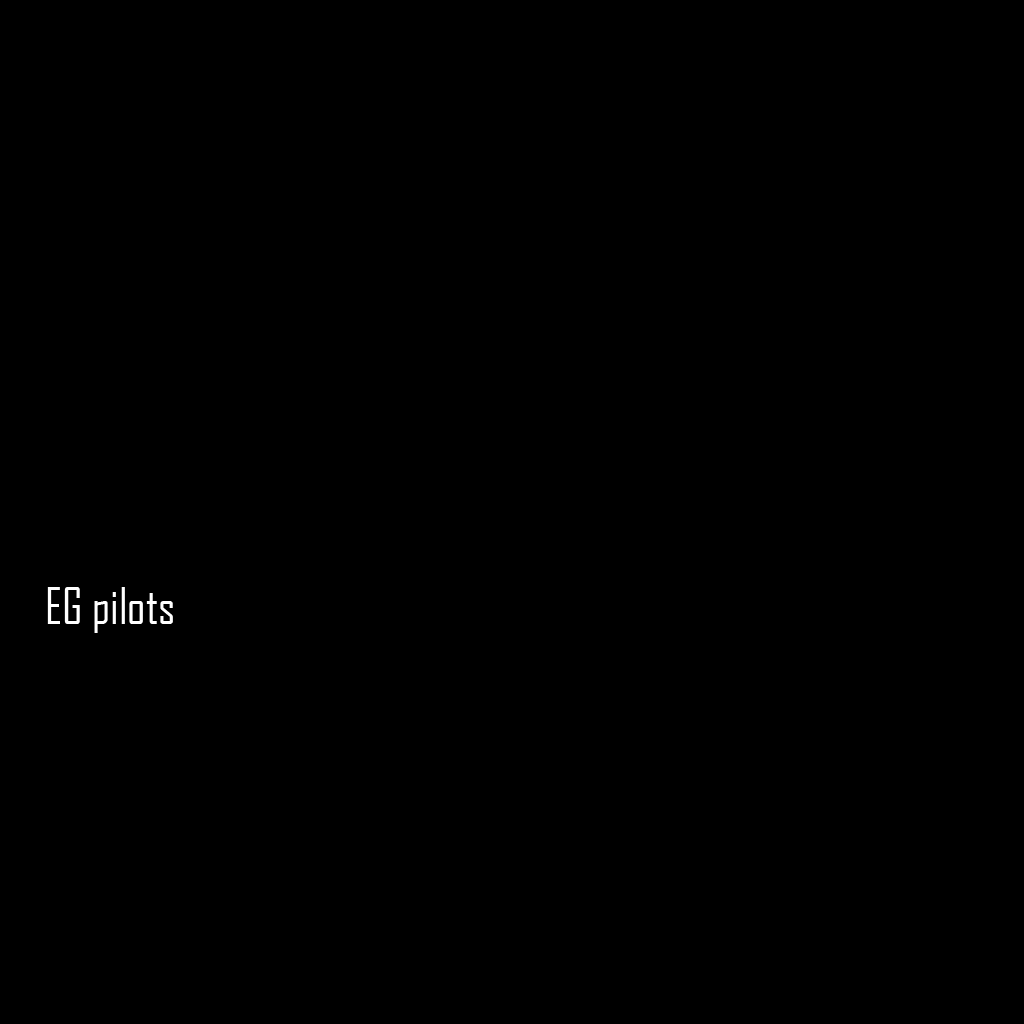
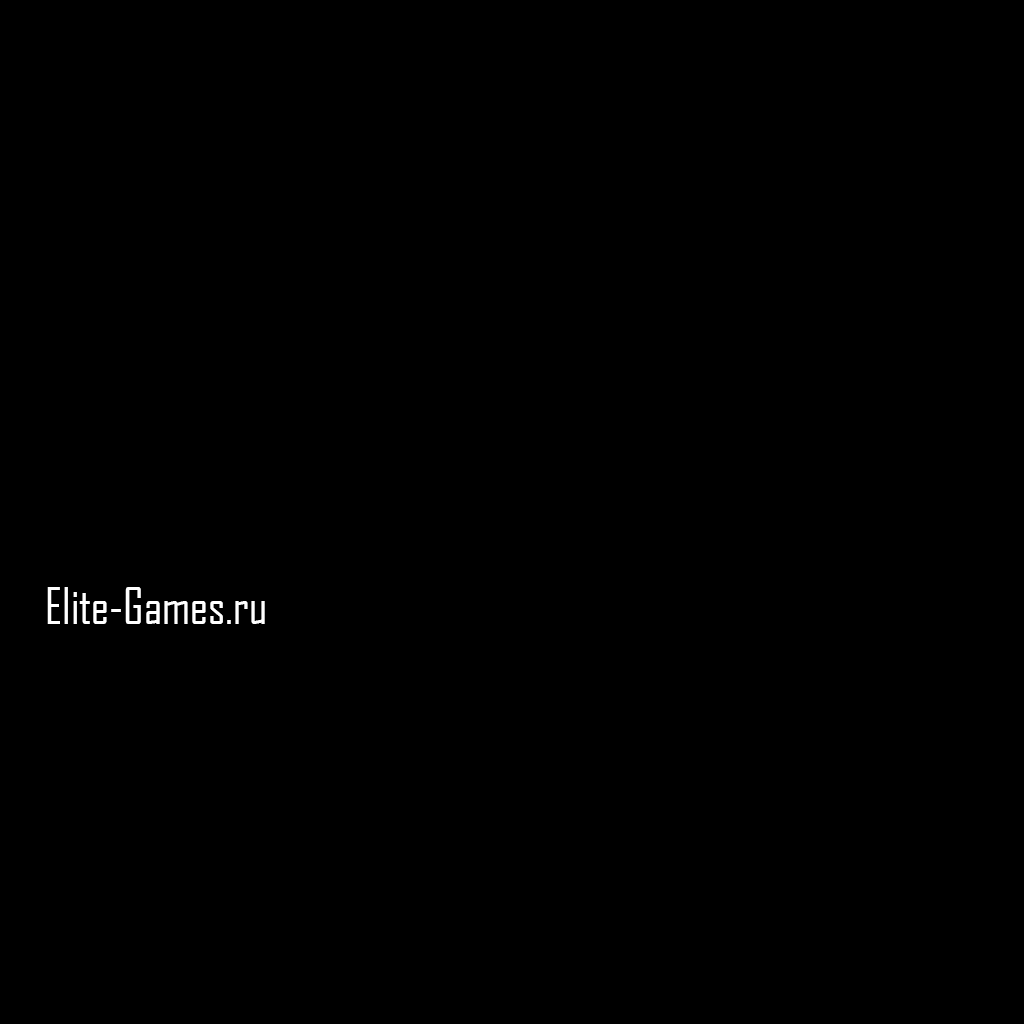
Layers edited between the first and the second 1024x1024 image:
renamed "EG pilots" to "Elite-Games.ru", painted on it over left=47, top=587, right=265, bottom=633
